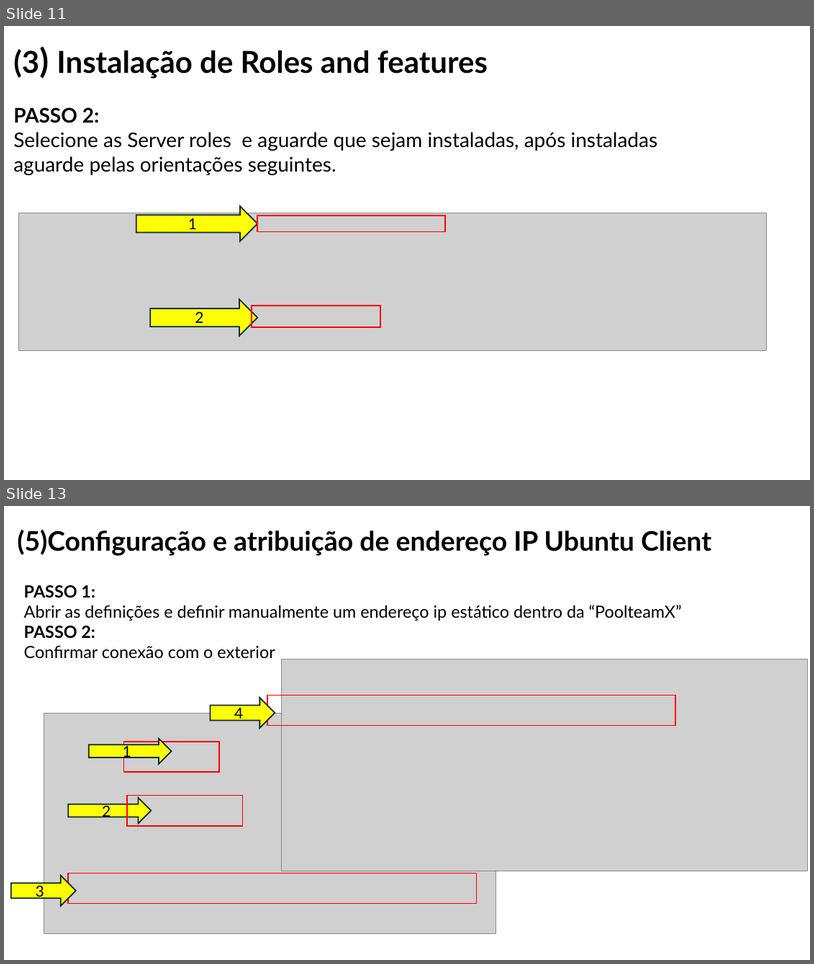
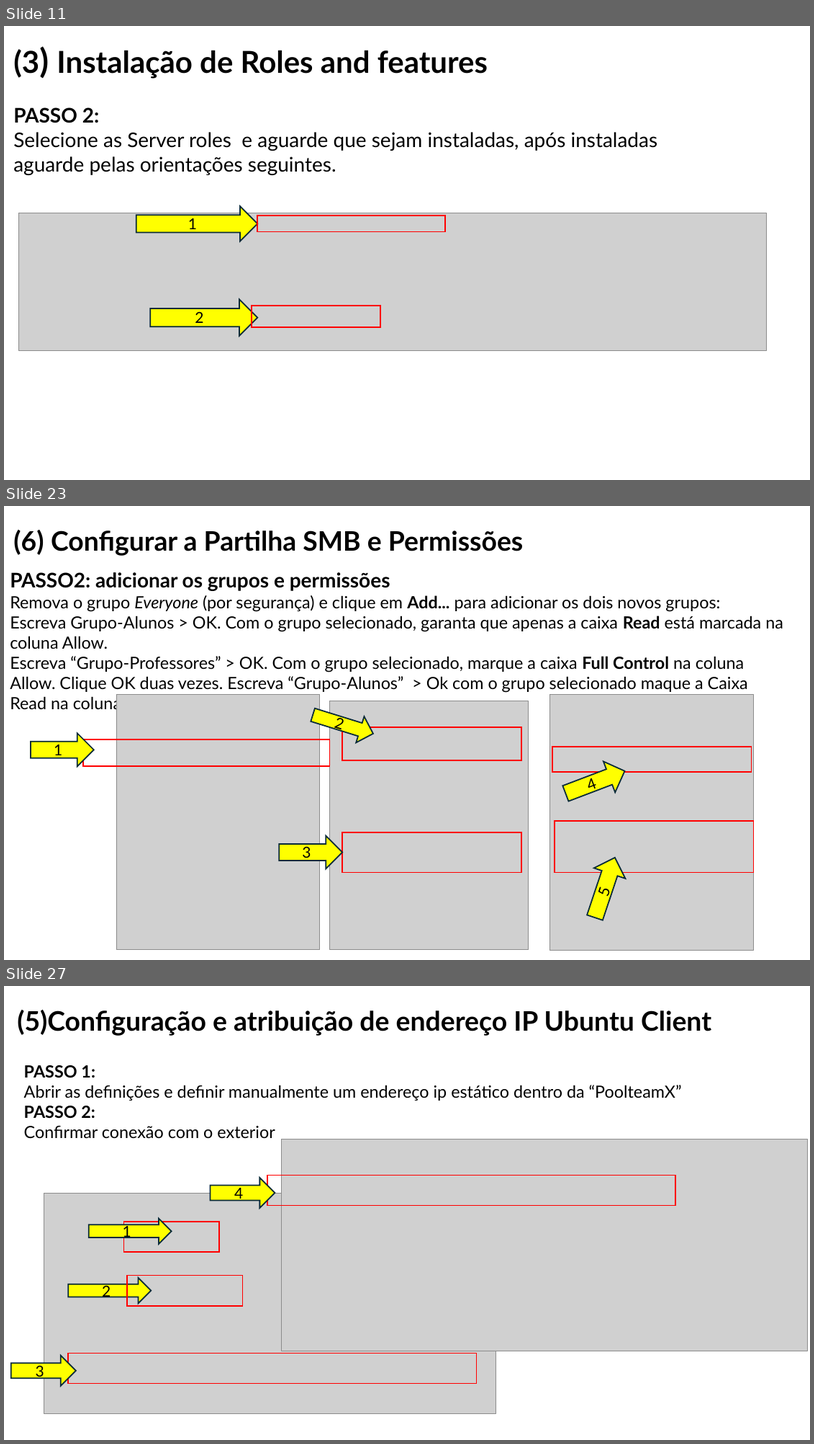
Before and after one commit to orlandonss/TrabalhoSR2, a slide deck: Relatorio_Tutoriais_Workshop/WORKSHOP WINDOWS AD DS & LINUX SERVICES.pptx. Shown one above the other, each under a label of ours: slides 11 and 13 before the commit, slides 11, 23 and 27 after it; the slides between them are not shown. The pictures are 814x964 and 814x1444 pixels, drawn with LibreOffice and Linux fonts; fonts in the diff are those of the drawing; grey boxes stand for pictures. Boxes give left, top, right and bottom in pixels: in the first picture for what was removed or moved away, otherwise in the second. Text is boxed around its words. In the diff, an @@ line names an element or a change of style, - is before the commit and + after.

```diff
--- a/Relatorio_Tutoriais_Workshop/WORKSHOP WINDOWS AD DS & LINUX SERVICES.pptx
+++ b/Relatorio_Tutoriais_Workshop/WORKSHOP WINDOWS AD DS & LINUX SERVICES.pptx
@@ slide 23 added at <box>4,506,810,960</box>, background #FFFFFF @@
@@ title added at <box>13,530,523,556</box>, 32 pt, text #000000, bold @@
+(6) Configurar a Partilha SMB e Permissões
@@ text added at <box>10,572,784,713</box>, 20 pt, text #000000 @@
+PASSO2: adicionar os grupos e permissões
+Remova o grupo Everyone (por segurança) e clique em Add... para adicionar os dois novos grupos:
+Escreva Grupo-Alunos > OK. Com o grupo selecionado, garanta que apenas a caixa Read está marcada na coluna Allow.
+Escreva “Grupo-Professores” > OK. Com o grupo selecionado, marque a caixa Full Control na coluna Allow. Clique OK duas vezes. Escreva “Grupo-Alunos” > Ok com o grupo selecionado maque a Caixa Read na coluna allow.
@@ picture added at <box>116,694,320,950</box> @@
@@ picture added at <box>550,695,754,950</box> @@
@@ right arrow added at <box>309,702,378,746</box>, fill #FFFF00, outline #092A39 1.5 pt, 18 pt, text #000000 @@
+2
@@ picture added at <box>330,701,529,950</box> @@
@@ right arrow added at <box>31,733,94,766</box>, fill #FFFF00, outline #092A39 1.5 pt, 18 pt, text #000000 @@
+1
@@ rectangle added at <box>83,739,330,767</box>, outline #FF0000 1.5 pt @@
@@ rectangle added at <box>343,728,522,761</box>, outline #FF0000 1.5 pt @@
@@ rectangle added at <box>553,746,752,772</box>, outline #FF0000 1.5 pt @@
@@ right arrow added at <box>561,755,632,809</box>, fill #FFFF00, outline #092A39 1.5 pt, 18 pt, text #000000 @@
+4
@@ rectangle added at <box>555,821,755,872</box>, outline #FF0000 1.5 pt @@
@@ right arrow added at <box>279,836,343,869</box>, fill #FFFF00, outline #092A39 1.5 pt, 18 pt, text #000000 @@
+3
@@ rectangle added at <box>343,832,522,872</box>, outline #FF0000 1.5 pt @@
@@ right arrow added at <box>580,852,631,923</box>, fill #FFFF00, outline #092A39 1.5 pt, 18 pt, text #000000 @@
+5
@@ what was slide 13 is now slide 27 @@
```
Also in this commit, not shown: 14 other slides added, 1 slide removed, 2 other files.
